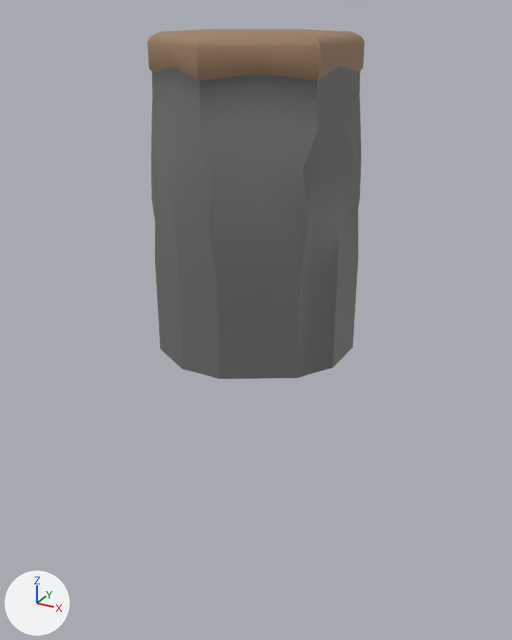
Before and after pictures for a commit that changed the OBJ model Assets/Models/Models_Base/SoilTile.obj.
One viewpoint serves both versions: a camera (50 mm lens) standing at (3.38, -6.16, 1.28) and looking at (-0.02, 0.04, -1.81). Arrows for +X, +Y and +Z are at lower left; the lights stay in place. Where no turn or scale is listed for an object, it has been applied to the vertices. Vertices at the same position are counted once.

Script lines for the objects in view, before the commit:
```python
me_cylinder = bpy.data.meshes.new('Cylinder')
me_cylinder.from_pydata(...)  # 174 vertices, 173 faces; spans x -0.97..1.02, y -1.06..1.06, z -2.0..1.09
# faces by material slot: [112, 61]
me_cylinder.materials.append(mat_material_003)  # grey #707070
me_cylinder.materials.append(mat_material_004)  # brown #9e8063
ob_cylinder = bpy.data.objects.new('Cylinder', me_cylinder)
ob_cylinder.location = (0.0, 0.0, 0.0)
```
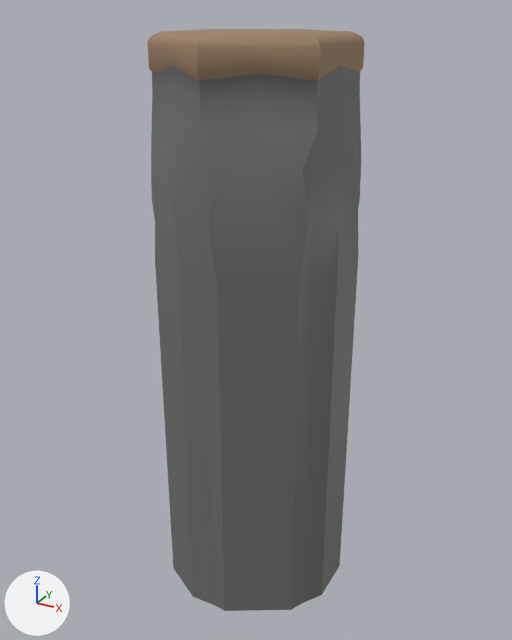
Pixel boxes (x1, y1, x2, y2) of what changed, in the pictures (512 x 640 px):
'Cylinder', reshaped (66% taller): before (147, 29, 365, 379); after (147, 29, 365, 611)
part 1 of me_cylinder, built on: after (160, 348, 353, 611)

Edits to the bpy script that builds the scene:
```text
Change me_cylinder:
    used by ob_cylinder; location = (0.0, 0.0, 0.0)
    remove me_cylinder.from_pydata(...)  # 174 vertices, 173 faces; spans x -0.97..1.02, y -1.06..1.06, z -2.0..1.09
    add me_cylinder.from_pydata(...)  # 195 vertices, 194 faces; spans x -0.97..1.02, y -1.06..1.06, z -4.97..1.09
    me_cylinder part 1
    3 vertices are removed from x -0.43..0.87, y -0.75..0.75, z -2.0
    10 faces are deleted
    3 vertices are added at (0.87, 0.0, -4.97), (-0.43, 0.75, -4.97), (-0.43, -0.75, -4.97)
    21 new vertices lie (0.0, 0.0, -2.97) away from vertices in x -0.97..1.02, y -1.03..1.03, z -2.0..-1.99
    31 new faces join them, mat_material_003 (grey #707070)
```
